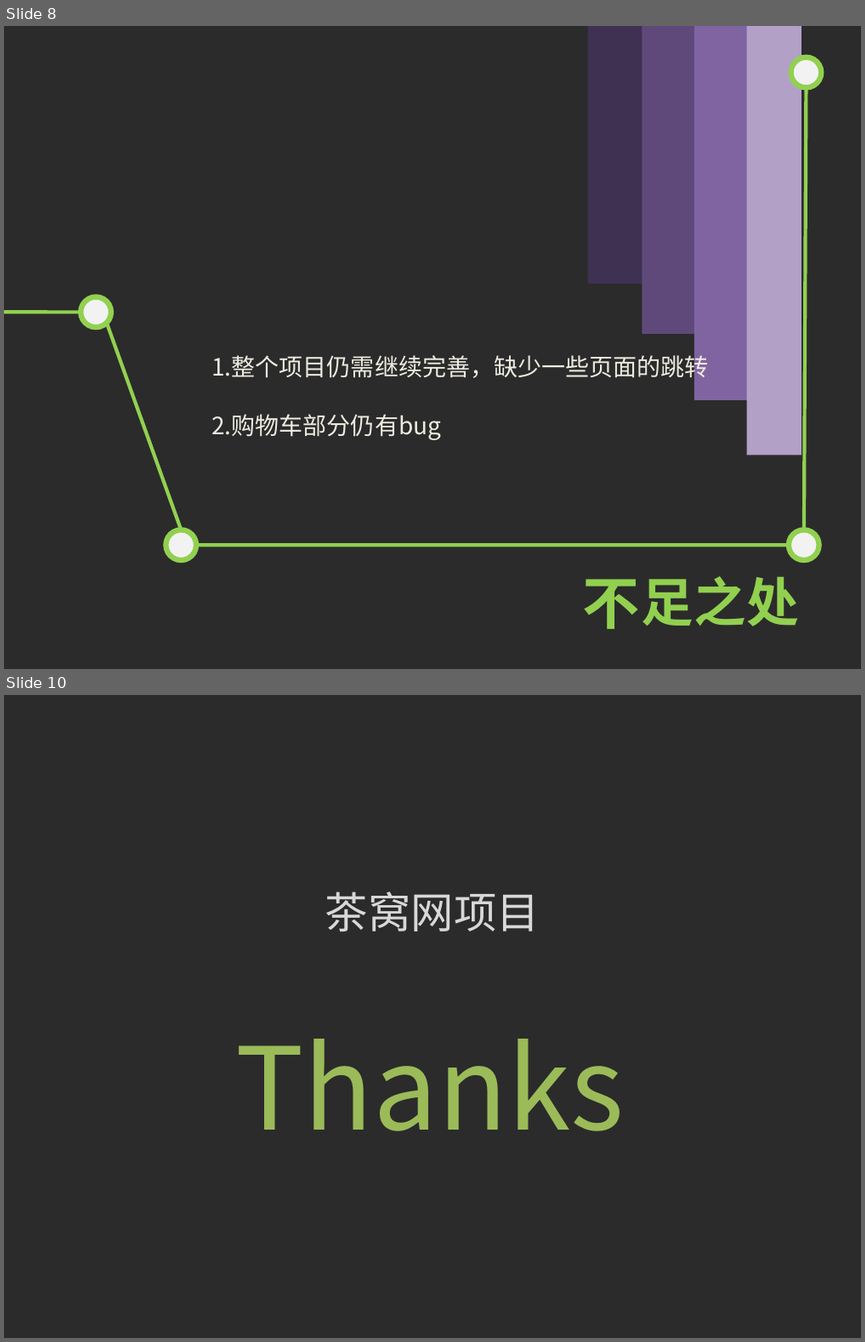
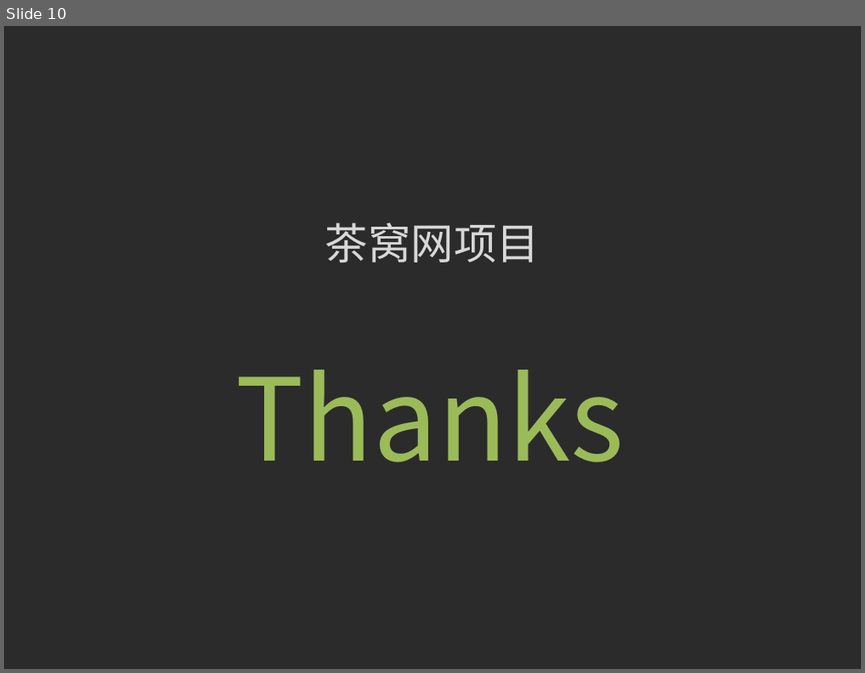
Before and after one commit to kangaijun/chawo.com, a slide deck: 康爱君+茶窝网.ppt. Shown one above the other, each under a label of ours: slides 8 and 10 before the commit, slide 10 after it; the slides between them are not shown. The pictures are 865x1342 and 865x673 pixels, drawn with LibreOffice and Linux fonts; fonts in the diff are those of the drawing; background and template pictures are left out; a plain dark background stands for a picture behind light text. Boxes give left, top, right and bottom in pixels: in the first picture for what was removed or moved away, otherwise in the second. Text is boxed around its words. In the diff, an @@ line names an element or a change of style, - is before the commit and + after.

```diff
--- a/康爱君+茶窝网.ppt
+++ b/康爱君+茶窝网.ppt
@@ slide 8 removed at [4,26,861,669], background picture (left out) @@
@@ rectangle removed at [587,26,642,283] @@
@@ rectangle removed at [642,26,696,334] @@
@@ rectangle removed at [694,26,749,399] @@
@@ rectangle removed at [747,26,801,454] @@
@@ ellipse removed at [790,57,821,87] @@
@@ line removed from (804, 530) to (806, 88) @@
@@ ellipse removed at [81,297,111,327] @@
@@ line removed from (4, 312) to (81, 312) @@
@@ line removed from (107, 323) to (182, 530) @@
@@ text removed at [211,352,708,382] @@
-1.整个项目仍需继续完善，缺少一些页面的跳转
@@ text removed at [211,414,441,440] @@
-2.购物车部分仍有bug
@@ ellipse removed at [166,530,196,560] @@
@@ ellipse removed at [789,530,819,560] @@
@@ line removed from (196, 544) to (789, 544) @@
@@ text removed at [583,578,640,629] @@
-不
@@ text removed at [641,578,693,625] @@
-足
@@ text removed at [693,576,746,625] @@
-之
@@ text removed at [747,576,800,626] @@
-处
```
Also in this commit, not shown: 7 slides changed, 2 slides added, 1 other slide removed, 36 other files.
